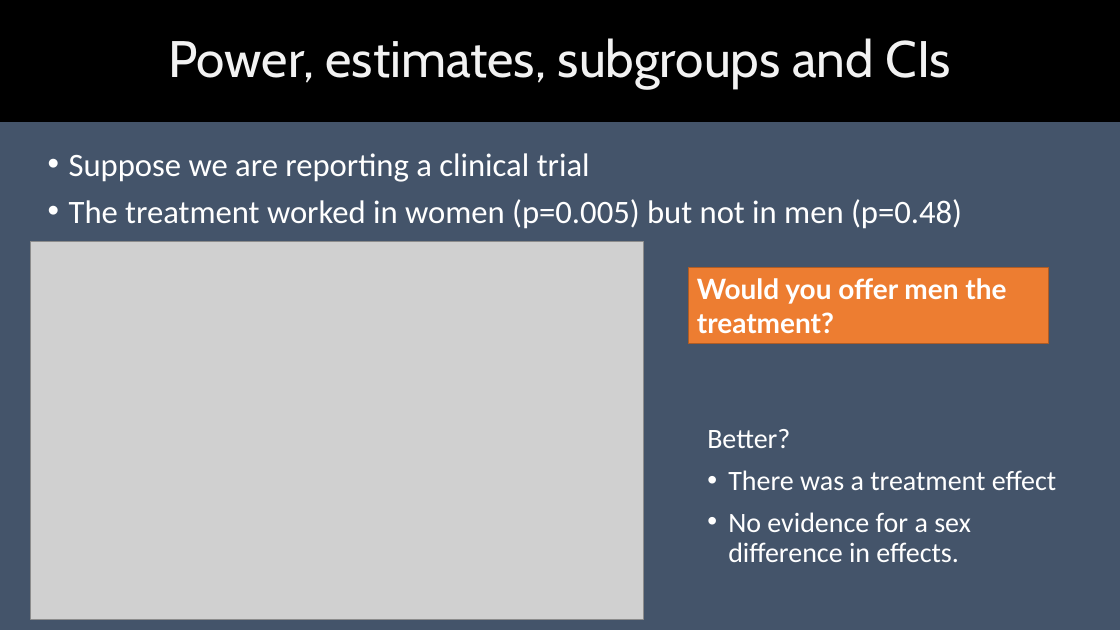
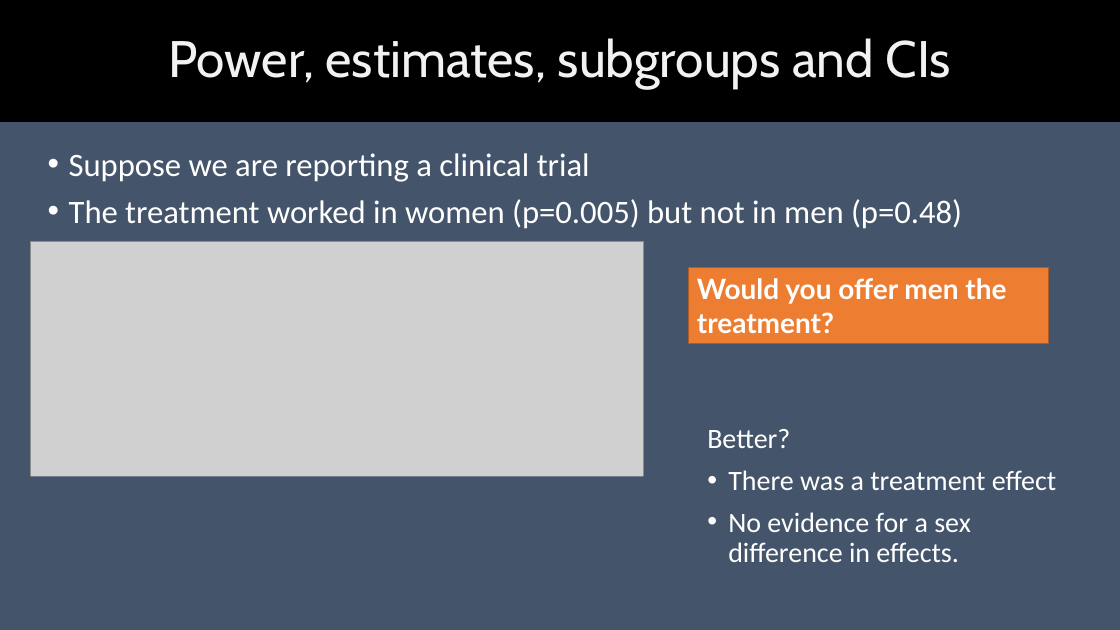
Before and after one commit to georgemsavva/DataScienceGroup, a slide deck: slide 12 of pvalues.pptx. Drawn at 1120x630 pixels with LibreOffice and Linux fonts; fonts in the diff are those of the drawing; grey boxes stand for pictures. Boxes give left, top, right and bottom in pixels: in the first picture for what was removed or moved away, otherwise in the second. Text is boxed around its words. In the diff, an @@ line names an element or a change of style, - is before the commit and + after.

```diff
--- a/pvalues.pptx
+++ b/pvalues.pptx
@@ rectangle added at (19, 476, 663, 630), fill #44546A @@
```
Also in this commit, not shown: 4 other slides changed.
